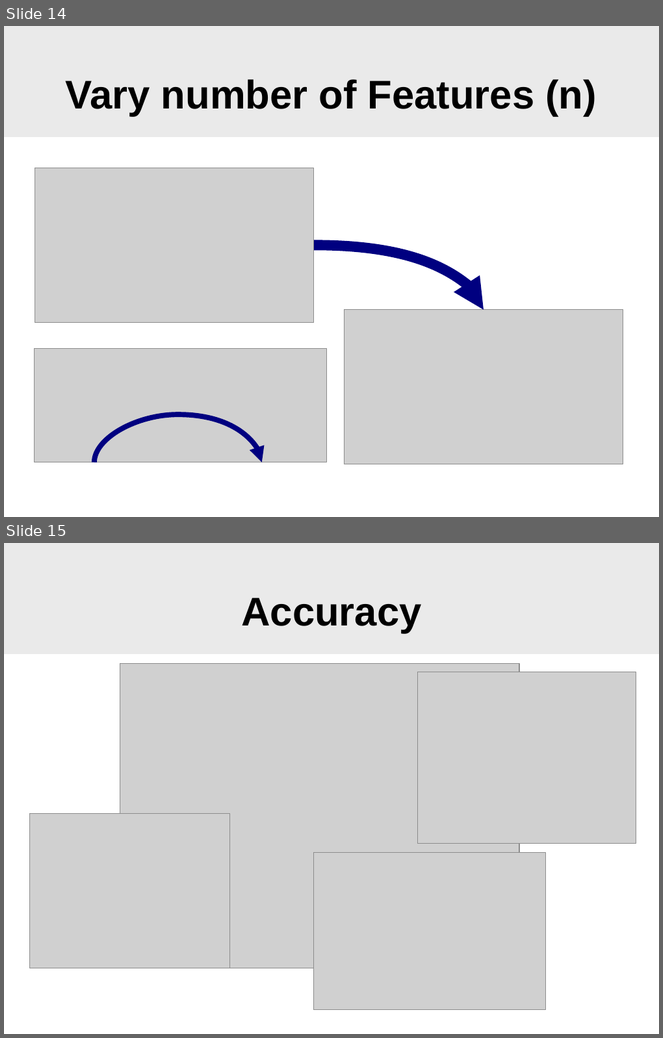
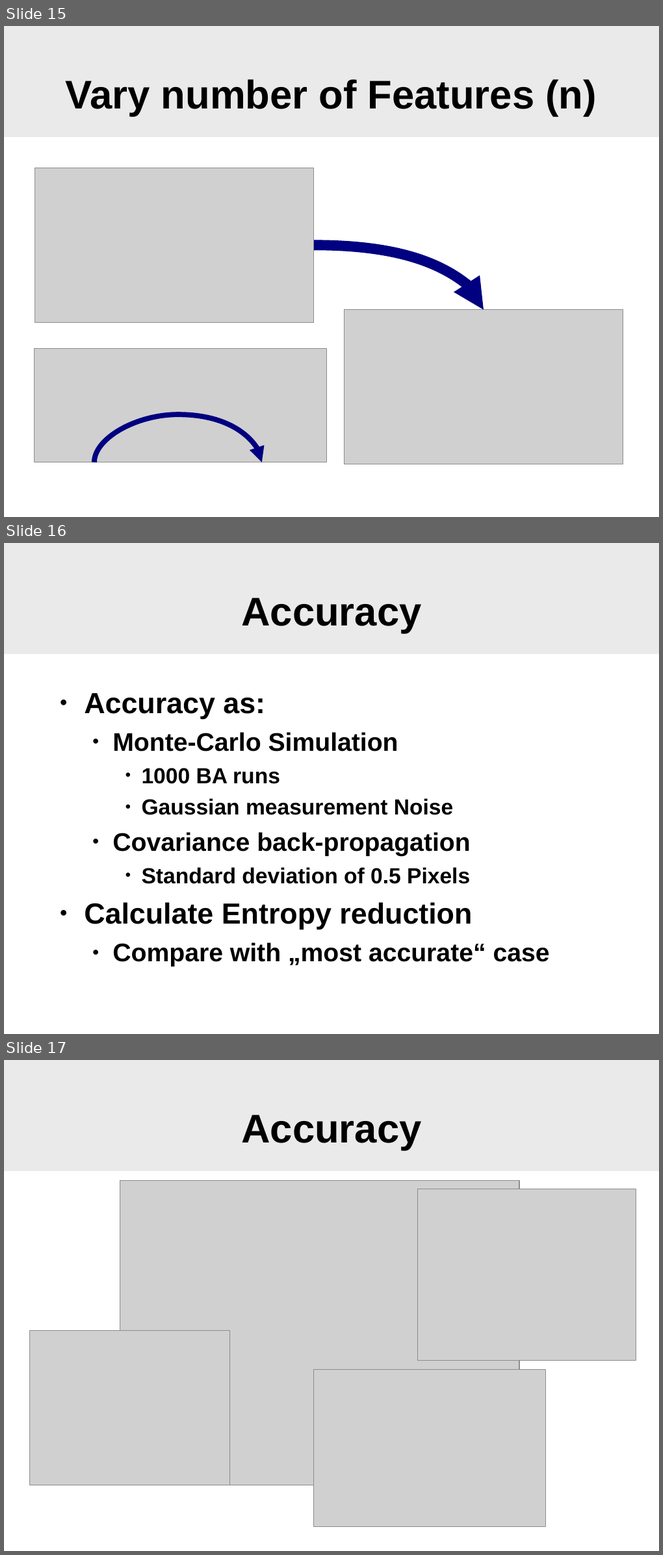
Before and after one commit to SgtPepper123/ICP_3dPhoto, a slide deck: slam/WhyFilter.odp. Shown one above the other, each under a label of ours: slides 14 and 15 before the commit, slides 15, 16 and 17 after it. The pictures are 663x1038 and 663x1555 pixels, drawn with LibreOffice and Linux fonts; fonts in the diff are those of the drawing; grey boxes stand for pictures; background and template pictures are left out. Boxes give left, top, right and bottom in pixels: in the first picture for what was removed or moved away, otherwise in the second. Text is boxed around its words. In the diff, an @@ line names an element or a change of style, - is before the commit and + after.

```diff
--- a/slam/WhyFilter.odp
+++ b/slam/WhyFilter.odp
@@ slide 16 added at <box>4,543,659,1034</box>, background #FFFFFF; not listed: 1 template element that a slide beside it also shows @@
@@ title added at <box>241,598,421,633</box>, 44 pt, text #000000, bold @@
+Accuracy
@@ text added at <box>84,693,550,967</box>, 28 pt, text #000000, bold @@
+● Accuracy as:
+  ● Monte-Carlo Simulation
+    ● 1000 BA runs
+    ● Gaussian measurement Noise
+  ● Covariance back-propagation
+    ● Standard deviation of 0.5 Pixels
+● Calculate Entropy reduction
+  ● Compare with „most accurate“ case
@@ what was slide 14 is now slide 15 @@
@@ what was slide 15 is now slide 17 @@
```
Also in this commit, not shown: 3 slides changed, 2 other slides added, 1 slide removed.
